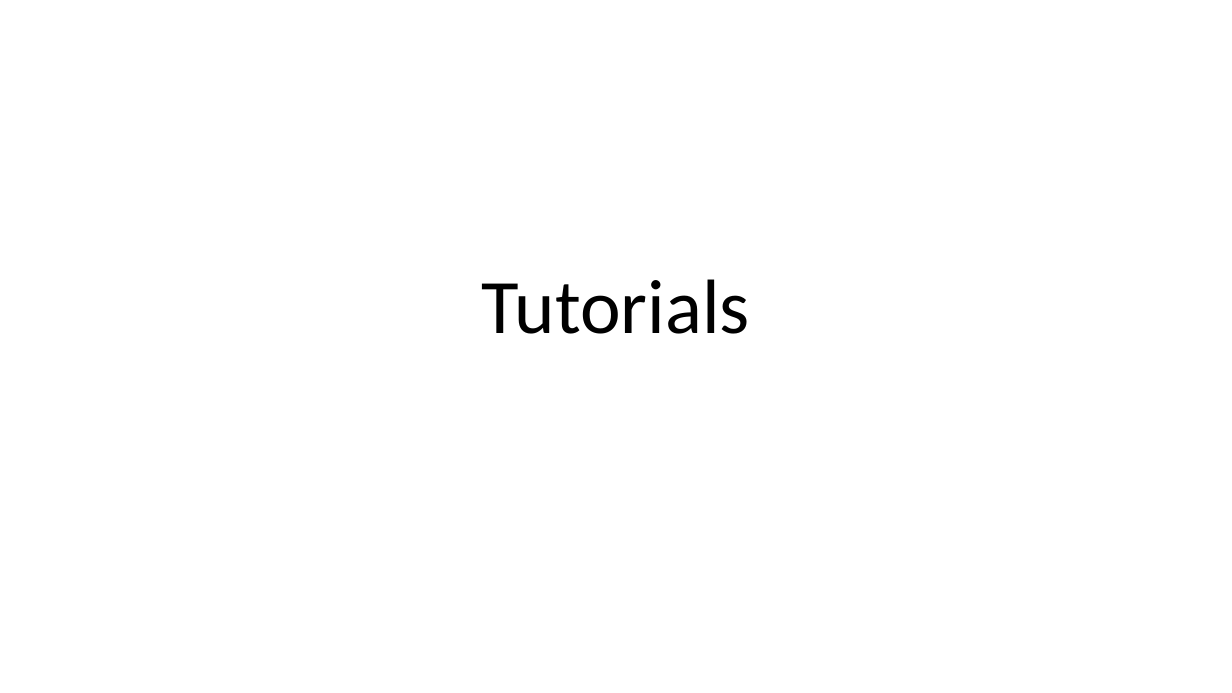
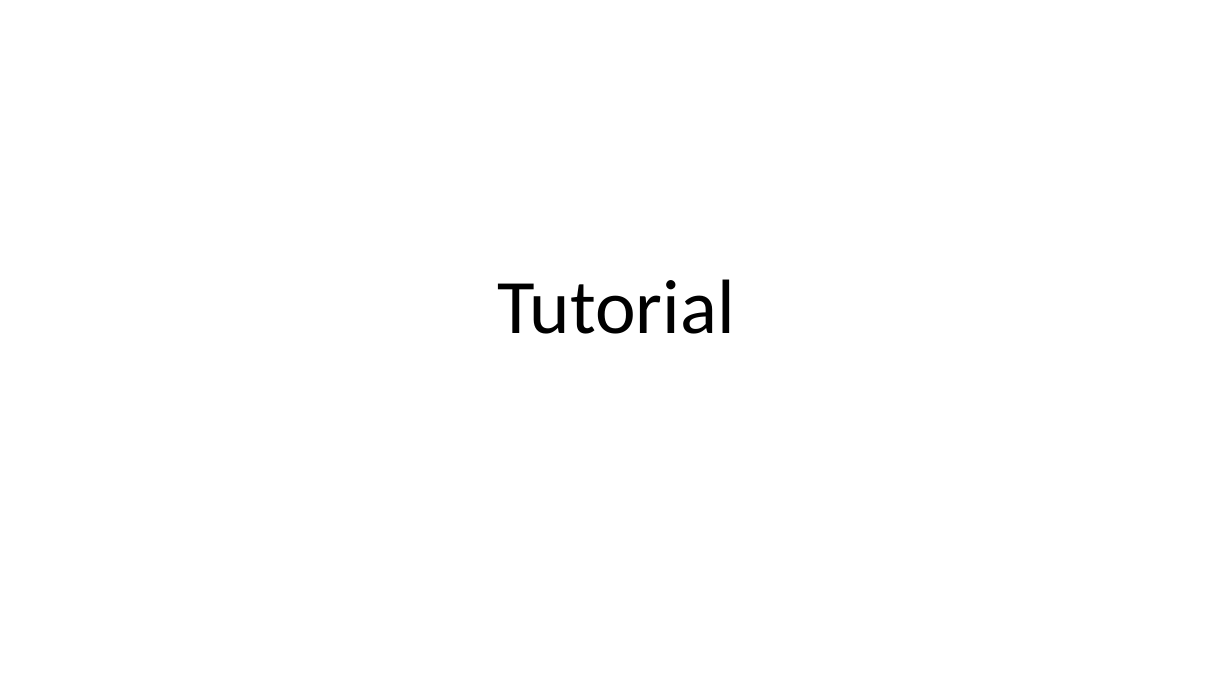
Before and after one commit to katsuyoo/LightNet, a slide deck: slide 4 of LightNet Tutorial.pptx. Drawn at 1232x693 pixels with LibreOffice and Linux fonts; fonts in the diff are those of the drawing. Boxes give left, top, right and bottom in pixels: in the first picture for what was removed or moved away, otherwise in the second. Text is boxed around its words. In the diff, an @@ line names an element or a change of style, - is before the commit and + after.

```diff
--- a/LightNet Tutorial.pptx
+++ b/LightNet Tutorial.pptx
@@ title at (x1=497, y1=279, x2=735, y2=334): text changed @@
-Tutorials
+Tutorial
```
Also in this commit, not shown: 2 other slides changed, 1 other file.
